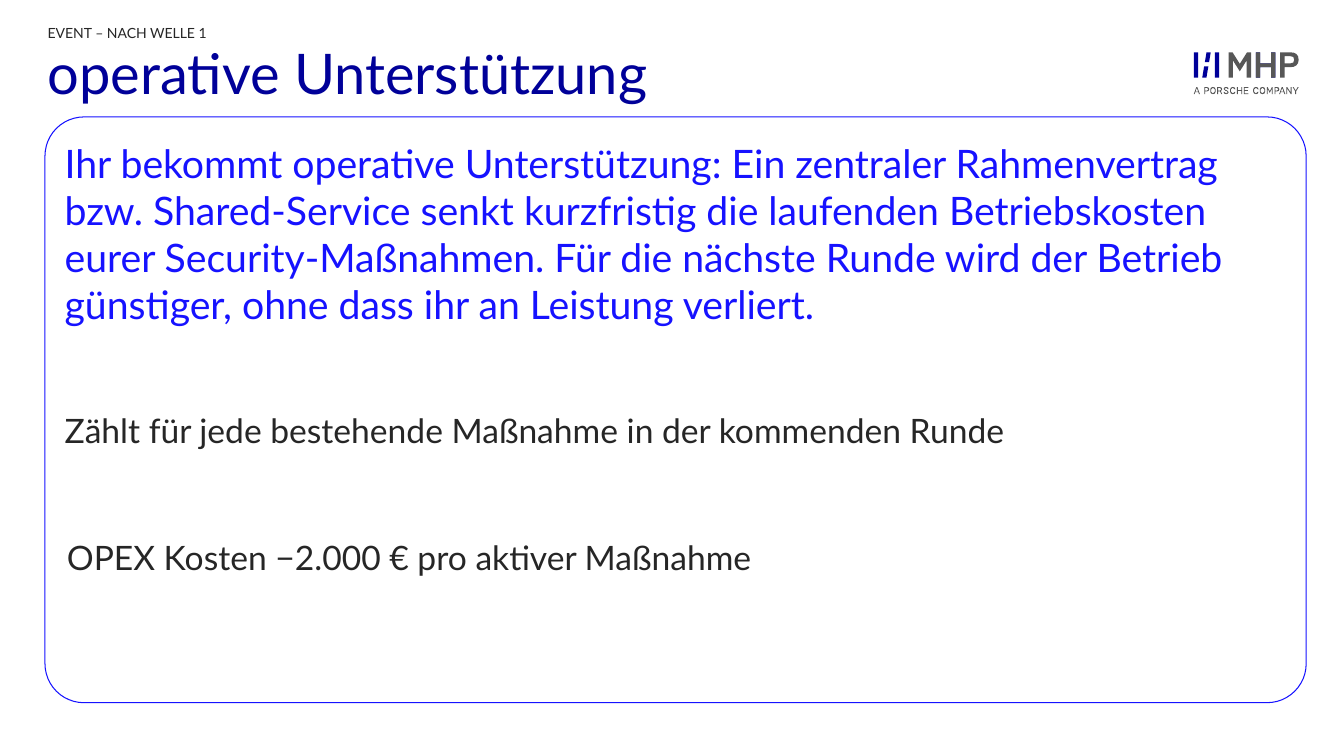
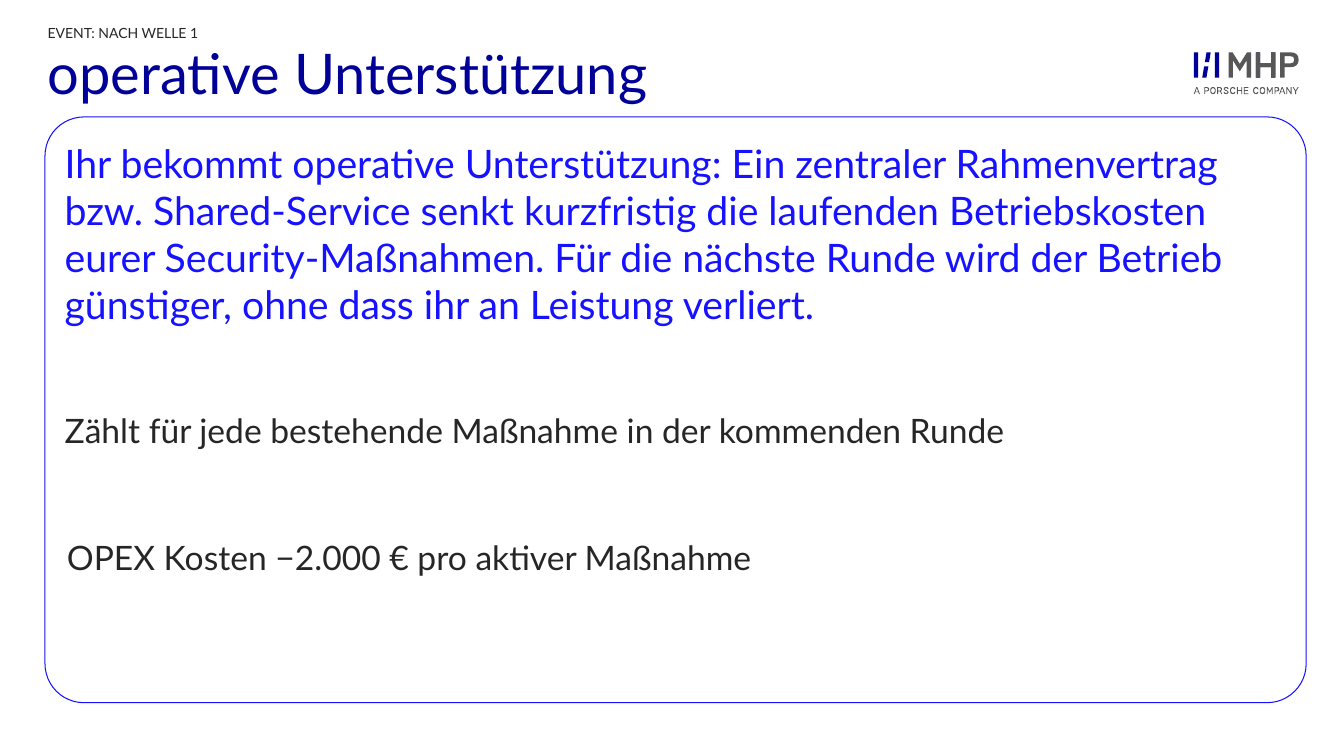
Before and after one commit to ClaudioSt/security-planspiel, a slide deck: slide 3 of final_documents/Events_Security-Game.pptx. Drawn at 1344x756 pixels with LibreOffice and Linux fonts; fonts in the diff are those of the drawing; background and template pictures are left out. Boxes give left, top, right and bottom in pixels: in the first picture for what was removed or moved away, otherwise in the second. Text is boxed around its words. In the diff, an @@ line names an element or a change of style, - is before the commit and + after.

```diff
--- a/final_documents/Events_Security-Game.pptx
+++ b/final_documents/Events_Security-Game.pptx
@@ text at (x1=48, y1=28, x2=198, y2=38): text changed @@
-EVENT – NACH WELLE 1
+EVENT: NACH WELLE 1
```
Also in this commit, not shown: 8 other slides changed, 8 other files.
